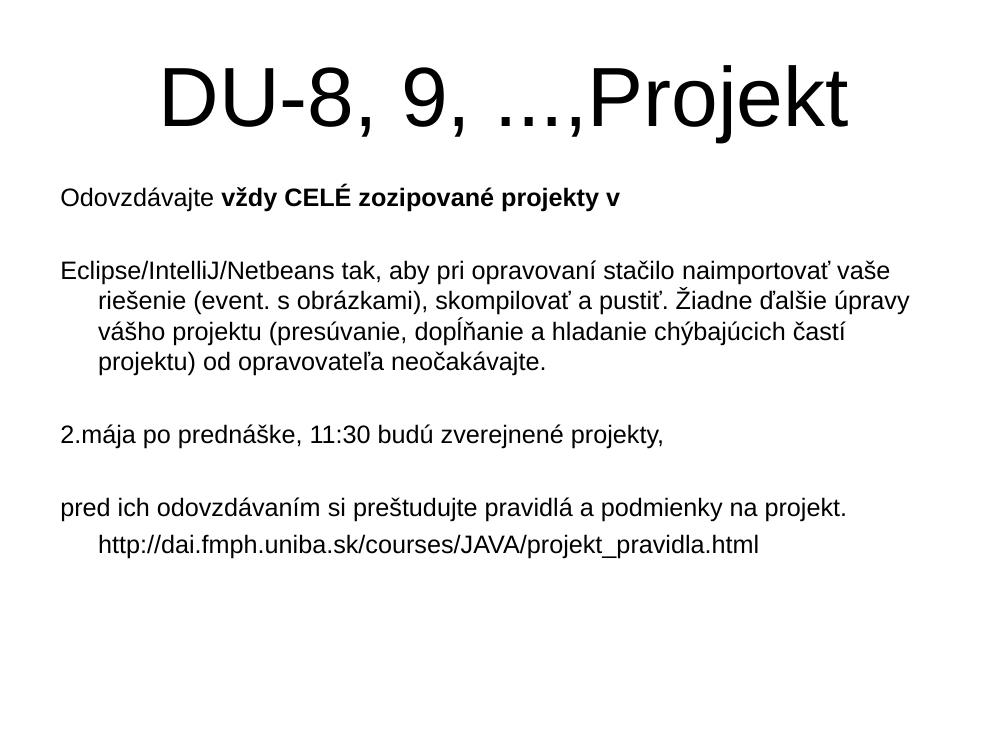
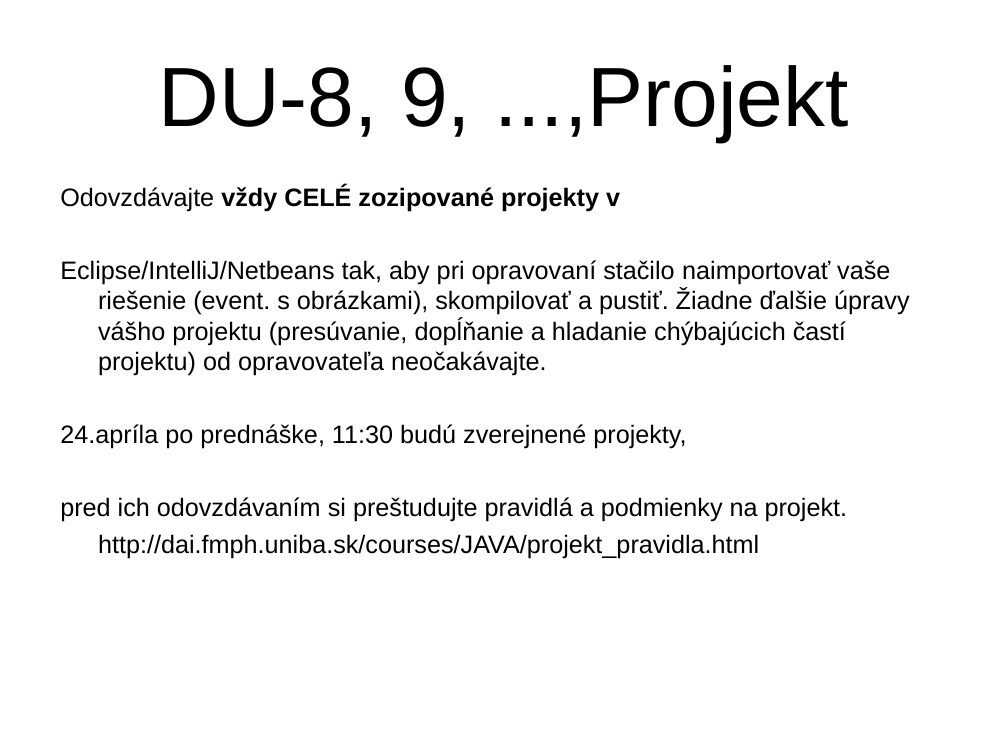
Before and after one commit to Programovanie4/Prednasky, a slide deck: slide 32 of 09/09_java.ppt. Drawn at 1008x756 pixels with LibreOffice and Linux fonts; fonts in the diff are those of the drawing. Boxes give left, top, right and bottom in pixels: in the first picture for what was removed or moved away, otherwise in the second. Text is boxed around its words. In the diff, an @@ line names an element or a change of style, - is before the commit and + after.

```diff
--- a/09/09_java.ppt
+++ b/09/09_java.ppt
@@ text at (x1=60, y1=424, x2=686, y2=449): text changed @@
-2.mája po prednáške, 11:30 budú zverejnené projekty,
+24.apríla po prednáške, 11:30 budú zverejnené projekty,
```
Also in this commit, not shown: 1 other slide changed, 1 other file.
